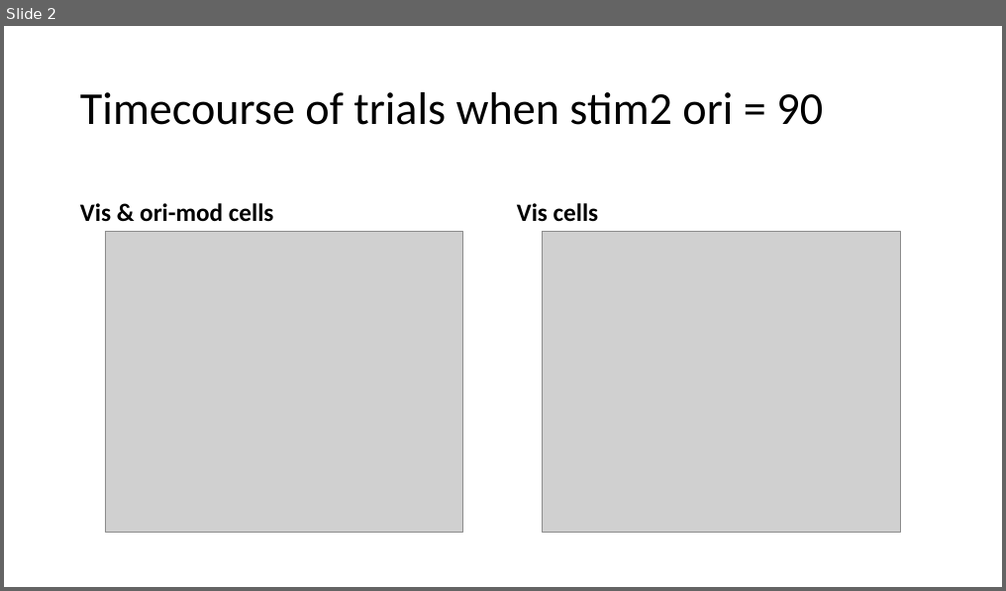
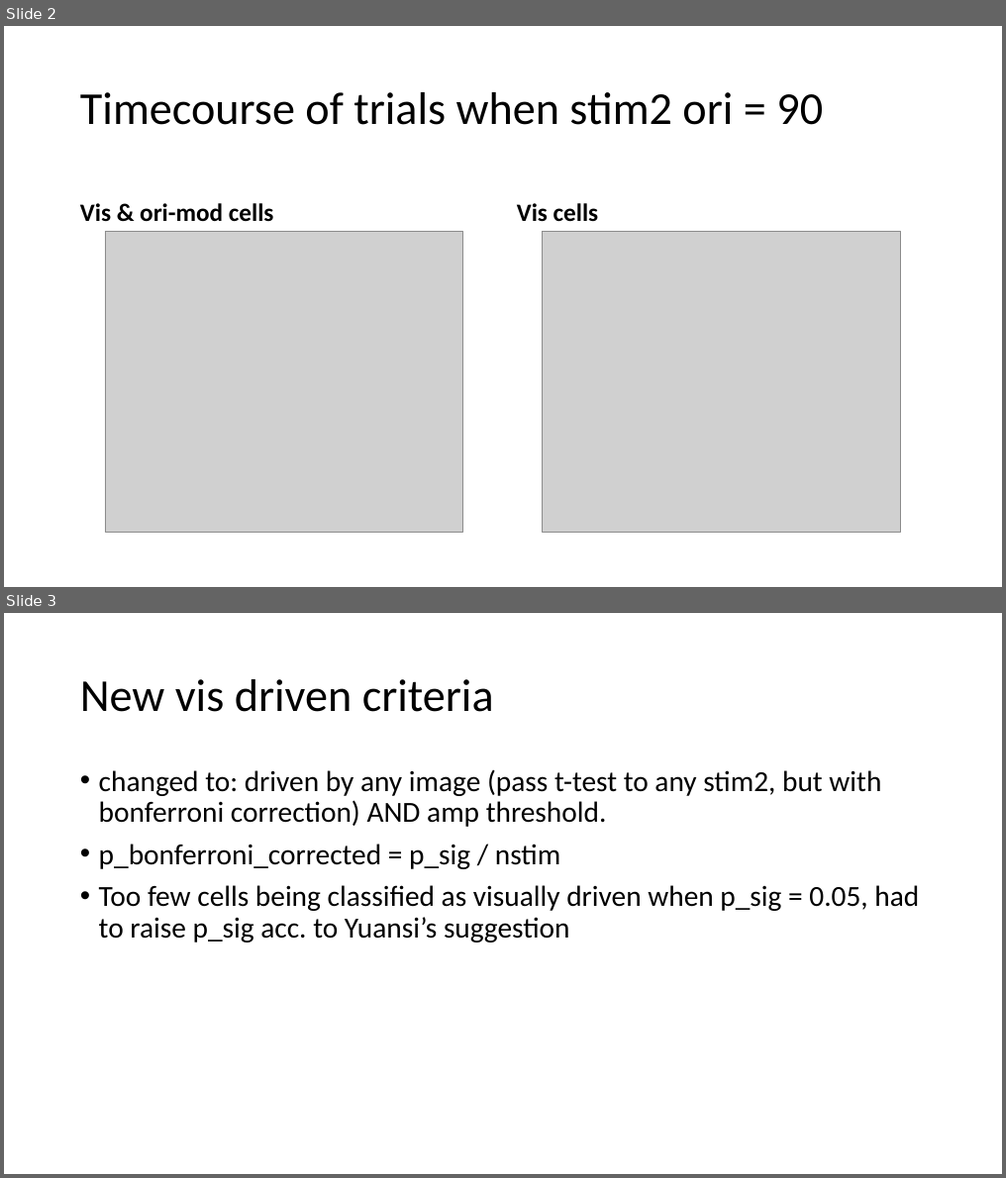
Before and after one commit to lanluo9/inter, a slide deck: results/tuning curve bias san check/TC.pptx. Shown one above the other, each under a label of ours: slide 2 before the commit, slides 2 and 3 after it. The pictures are 1006x591 and 1006x1178 pixels, drawn with LibreOffice and Linux fonts; fonts in the diff are those of the drawing; grey boxes stand for pictures. Boxes give left, top, right and bottom in pixels: in the first picture for what was removed or moved away, otherwise in the second. Text is boxed around its words. In the diff, an @@ line names an element or a change of style, - is before the commit and + after.

Commit message:
vis driven criteria adjust, and median vs mean trace

```diff
--- a/results/tuning curve bias san check/TC.pptx
+++ b/results/tuning curve bias san check/TC.pptx
@@ slide 3 added at (4,613,1002,1174), background #FFFFFF @@
@@ title added at (80,679,494,712), 44 pt, text #000000 @@
+New vis driven criteria
@@ text added at (99,769,919,943), 28 pt, text #000000 @@
+• changed to: driven by any image (pass t-test to any stim2, but with bonferroni correction) AND amp threshold.
+• p_bonferroni_corrected = p_sig / nstim
+• Too few cells being classified as visually driven when p_sig = 0.05, had to raise p_sig acc. to Yuansi’s suggestion
```
Also in this commit, not shown: 6 other slides added, 10 other files.
